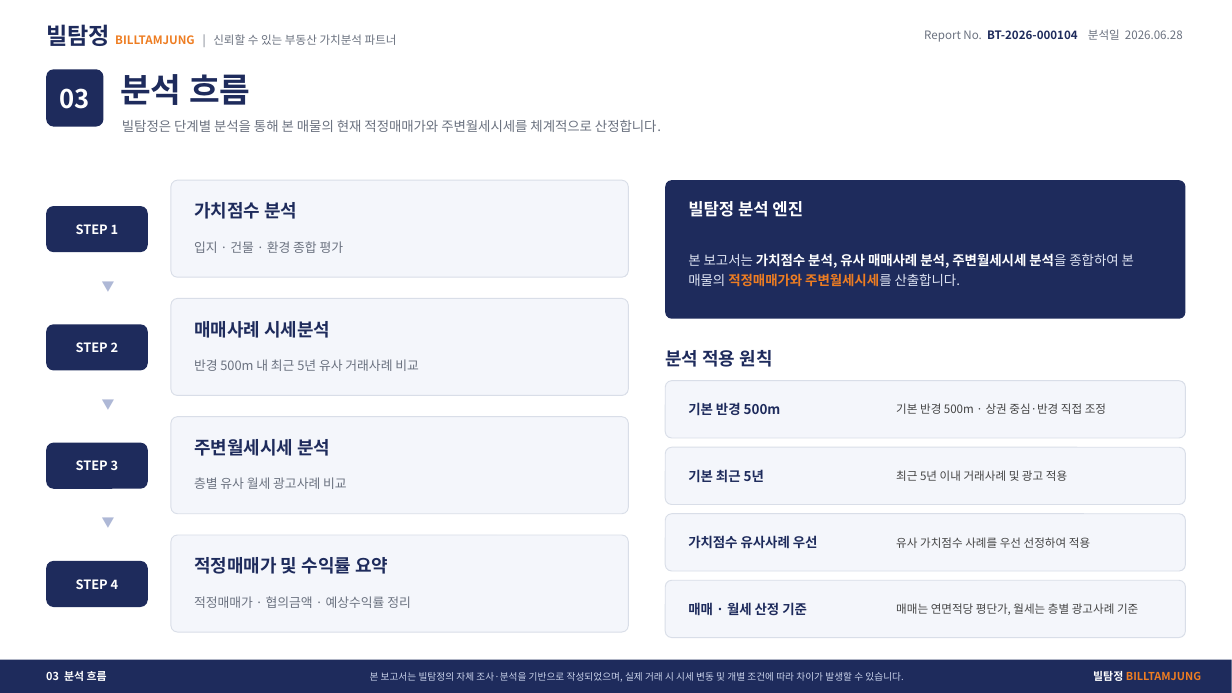
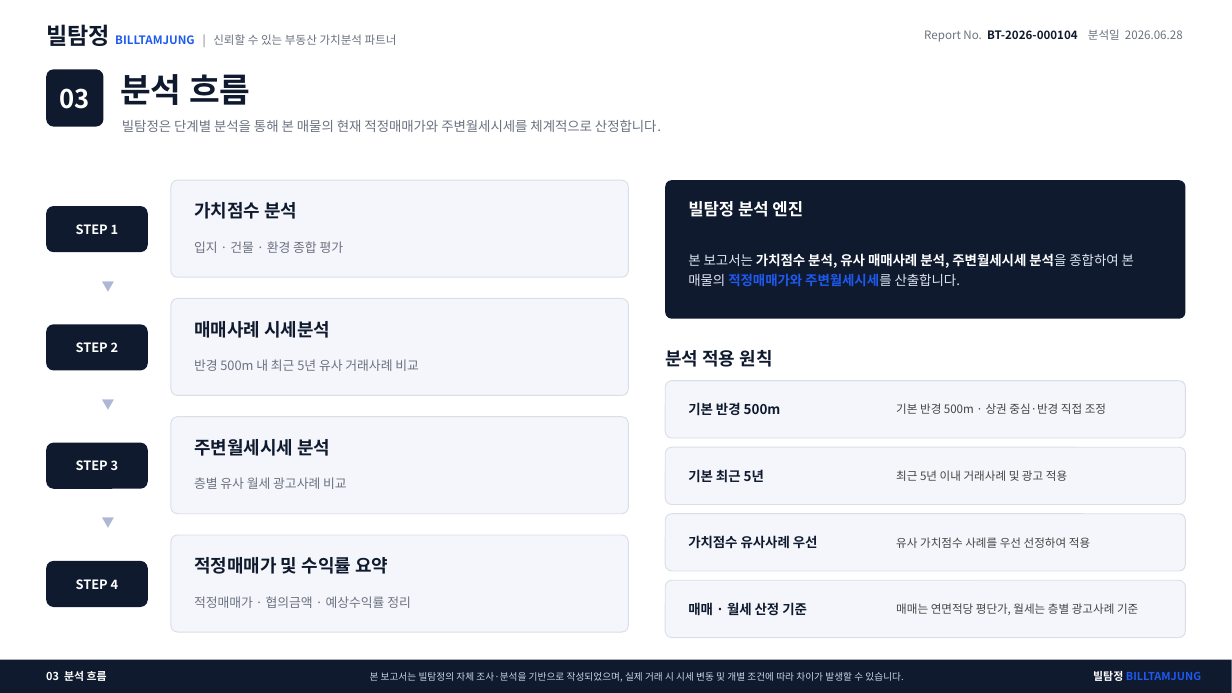
Before and after one commit to lsu7202/billtamjung, a slide deck: slide 3 of specs/03-features/R_example.pptx. Drawn at 1232x693 pixels with LibreOffice and Linux fonts; fonts in the diff are those of the drawing. Boxes give left, top, right and bottom in pixels: in the first picture for what was removed or moved away, otherwise in the second. Text is boxed around its words. In the diff, an @@ line names an element or a change of style, - is before the commit and + after.

```diff
--- a/specs/03-features/R_example.pptx
+++ b/specs/03-features/R_example.pptx
@@ text "빌탐정 BILLTAMJUNG | 신뢰할 수 ..." at [46,24,397,46]: text colour #1E2B5C to #0F1A2E in "빌탐정"; text colour #EE7D22 to #1E5AF0 in "BILLTAMJUNG" @@
@@ text "Report No. BT-2026-000104 분석일 2026.06.28" at [924,29,1183,42]: text colour #1E2B5C to #0F1A2E in "BT-2026-000104" @@
@@ text "본 보고서는 가치점수 분석, 유사 ..." at [688,253,1134,287]: text colour #EE7D22 to #1E5AF0 in "적정매매가와 주변월세시세를" @@
@@ text colour #1E2B5C to #0F1A2E in 10 elements at [120,74,250,105], [194,202,297,219], [194,321,330,338], [194,439,330,456], [194,557,388,574], [665,350,773,367], [688,402,781,416], [688,469,764,483], [688,535,818,549], [688,602,807,616] @@
@@ fill #1E2B5C to #0F1A2E in 7 elements at [46,69,104,127], [46,206,148,252], [46,324,148,371], [46,443,148,489], [46,561,148,607], [665,180,1186,319], [0,660,1232,693] @@
@@ text "빌탐정 BILLTAMJUNG" at [1093,671,1201,681]: text colour #EE7D22 to #1E5AF0 in "BILLTAMJUNG" @@
```
Also in this commit, not shown: 7 other slides changed, 39 other files.
